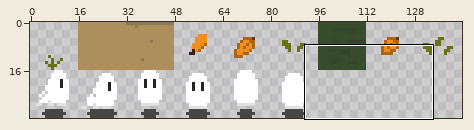
One commit to this sprite sheet: game/cfj2024_unity/Assets/Sprites/tiles.png. The picture above shows the old version from afar; the outline marks the close-up.
Close-up. As it was:
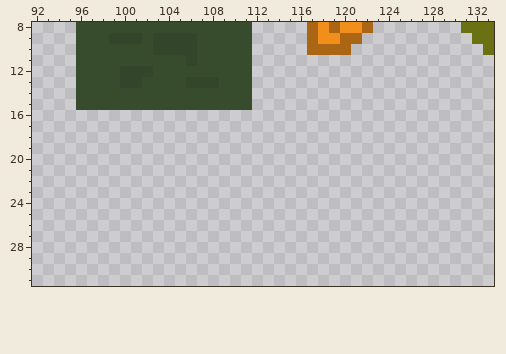
The file is 144x32 pixels. Shown: x 92..133, y 8..31.
After the commit:
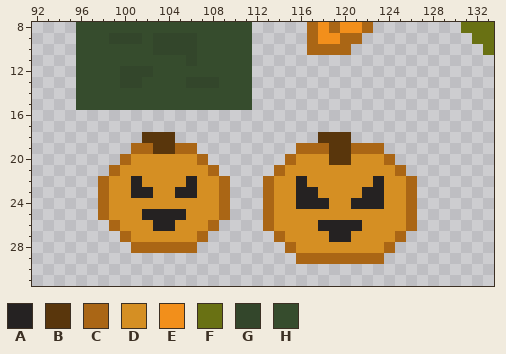
Palette (. is transparent): A #252222  B #59360c  C #aa6615  D #d58f23  E #f28f1b  F #697113  G #33462b  H #364c2d
From old to new:
There is now colour A in row 22 at x 101, 106, 116 and 123; in row 23 at x 101 to 102, 105 to 106, 116 to 117 and 122 to 123; in row 24 at x 116 to 118 and 121 to 123; in row 25 at x 102 to 105; in row 26 at x 103 to 104 and 118 to 121; in row 27 at x 119 to 120.
There is now colour B in row 18 at x 102 to 104 and 118 to 120; in row 19 at x 103 to 104 and 119 to 120; in row 20 at x 119 to 120.
There is now colour C in row 19 at x 101 to 102, 105 to 106, 116 to 118 and 121 to 123; in row 20 at x 100, 107, 115 and 124; in row 21 at x 99, 108, 114 and 125; in rows 22 to 25 at x 98, 109, 113 and 126; in row 26 at x 99, 108, 113 and 126; in row 27 at x 100, 107, 114 and 125.
There is now colour C in row 28 at x 101 to 106, 115 and 124; in row 29 at x 116 to 123.
There is now colour D in row 20 at x 101 to 106, 116 to 118 and 121 to 123; in row 21 at x 100 to 107 and 115 to 124; in row 22 at x 99 to 100, 102 to 105, 107 to 108, 114 to 115, 117 to 122 and 124 to 125; in row 23 at x 99 to 100, 103 to 104, 107 to 108, 114 to 115, 118 to 121 and 124 to 125; in row 24 at x 99 to 108, 114 to 115, 119 to 120 and 124 to 125; in row 25 at x 99 to 101, 106 to 108 and 114 to 125.
There is now colour D in row 26 at x 100 to 102, 105 to 107, 114 to 117 and 122 to 125; in row 27 at x 101 to 106, 115 to 118 and 121 to 124; in row 28 at x 116 to 123.
Changed places in both close-ups, as pixel boxes (x1, y1, x2, y2):
added: (98, 132, 230, 253)
added: (263, 132, 417, 264)
